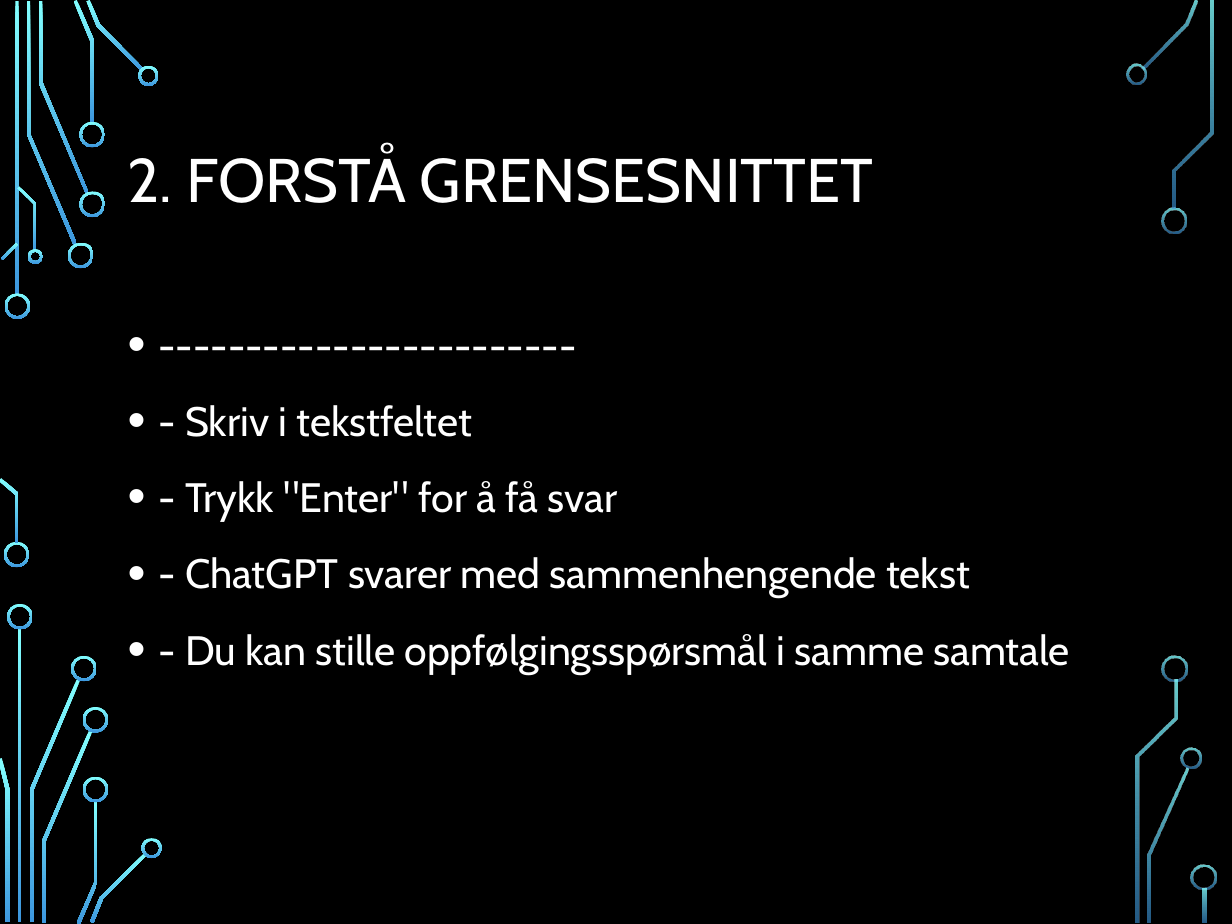
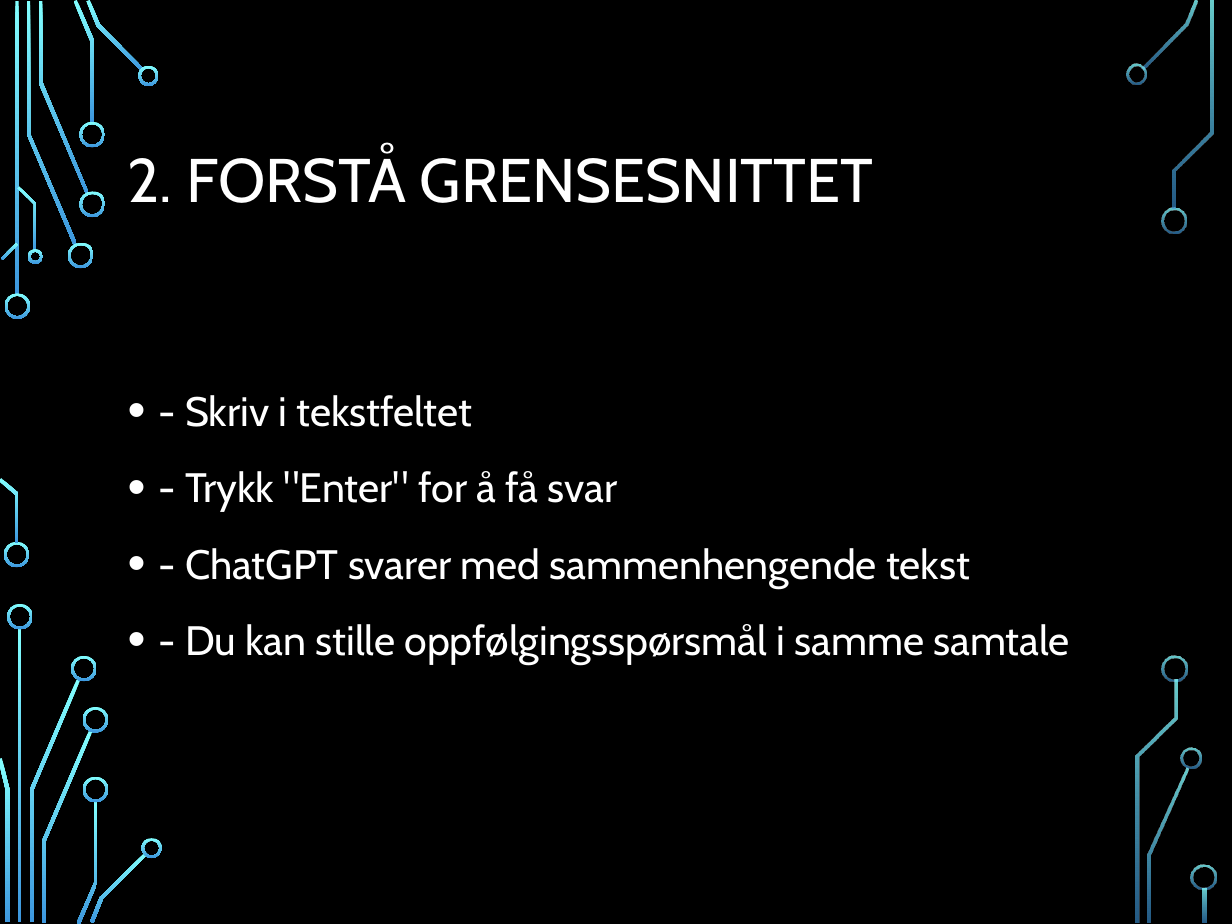
Before and after one commit to Cre8XF/cre8xf.dev, a slide deck: slide 3 of kurs/ai-for-nybegynnere/modul2-chatgpt-grunnleggende/modul2.pptx. Drawn at 1232x924 pixels with LibreOffice and Linux fonts; fonts in the diff are those of the drawing; background and template pictures are left out. Boxes give left, top, right and bottom in pixels: in the first picture for what was removed or moved away, otherwise in the second. Text is boxed around its words. In the diff, an @@ line names an element or a change of style, - is before the commit and + after.

```diff
--- a/kurs/ai-for-nybegynnere/modul2-chatgpt-grunnleggende/modul2.pptx
+++ b/kurs/ai-for-nybegynnere/modul2-chatgpt-grunnleggende/modul2.pptx
@@ text at [185, 395, 1069, 665]: paragraph removed @@
-• ------------------------
```
Also in this commit, not shown: 4 other slides changed, 22 other files.
